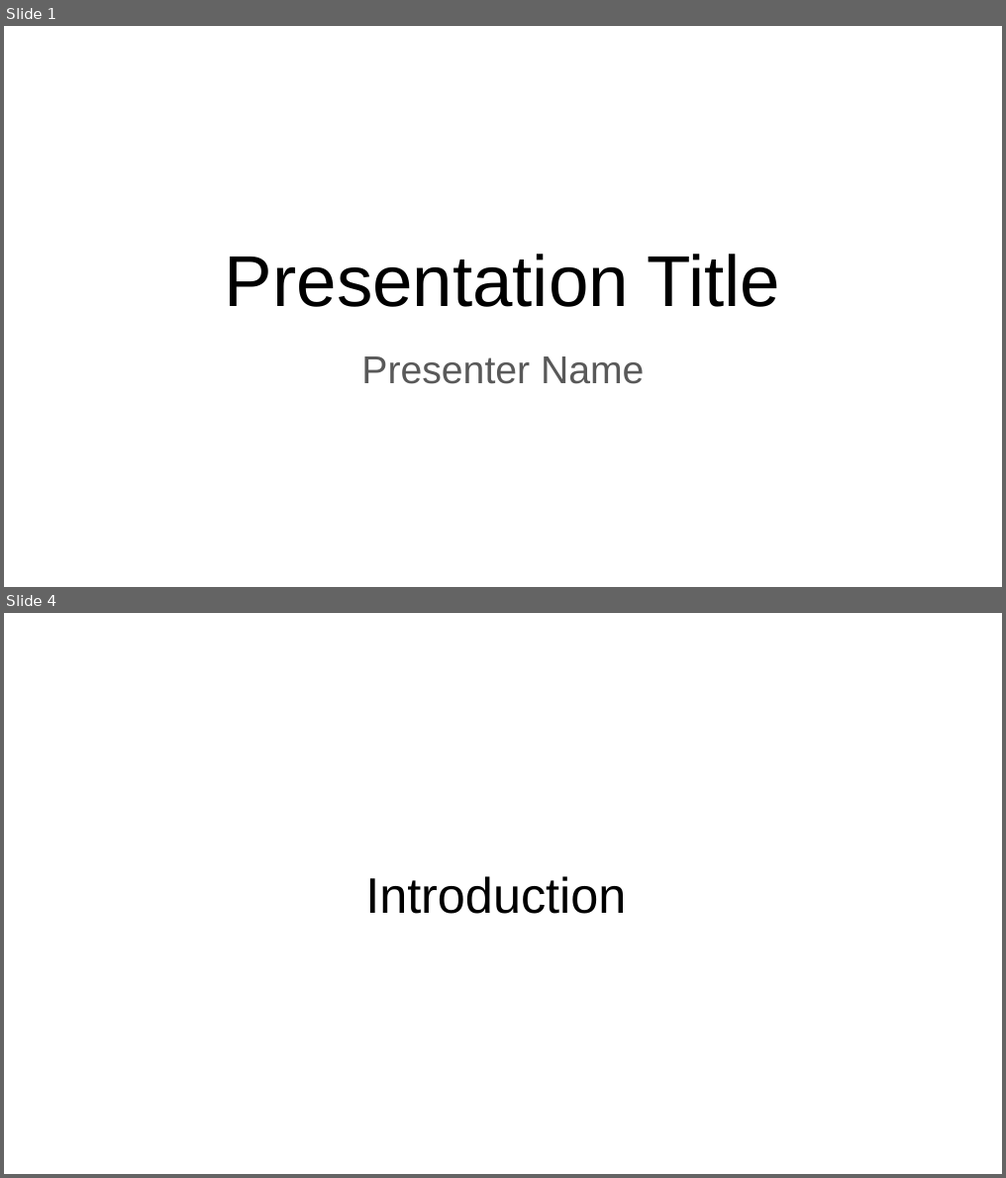
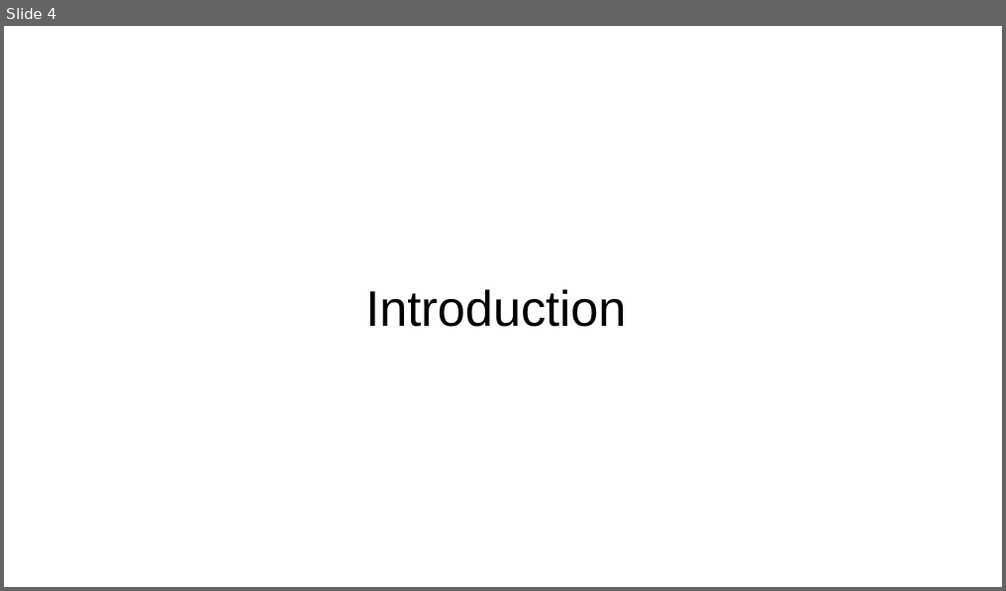
Before and after one commit to wis003/CSE151B, a slide deck: Kaggle Competition/Submission/CSE 151B Presentation.pptx. Shown one above the other, each under a label of ours: slides 1 and 4 before the commit, slide 4 after it; the slides between them are not shown. The pictures are 1006x1178 and 1006x591 pixels, drawn with LibreOffice and Linux fonts; fonts in the diff are those of the drawing. Boxes give left, top, right and bottom in pixels: in the first picture for what was removed or moved away, otherwise in the second. Text is boxed around its words. In the diff, an @@ line names an element or a change of style, - is before the commit and + after.

```diff
--- a/Kaggle Competition/Submission/CSE 151B Presentation.pptx
+++ b/Kaggle Competition/Submission/CSE 151B Presentation.pptx
@@ slide 1 removed at [4, 26, 1002, 587], background #FFFFFF @@
@@ title removed at [225, 254, 781, 307] @@
-Presentation Title
@@ subtitle removed at [361, 357, 644, 384] @@
-Presenter Name
```
Also in this commit, not shown: 1 slide changed, 13 slides added, 9 other slides removed, 1 other file.
